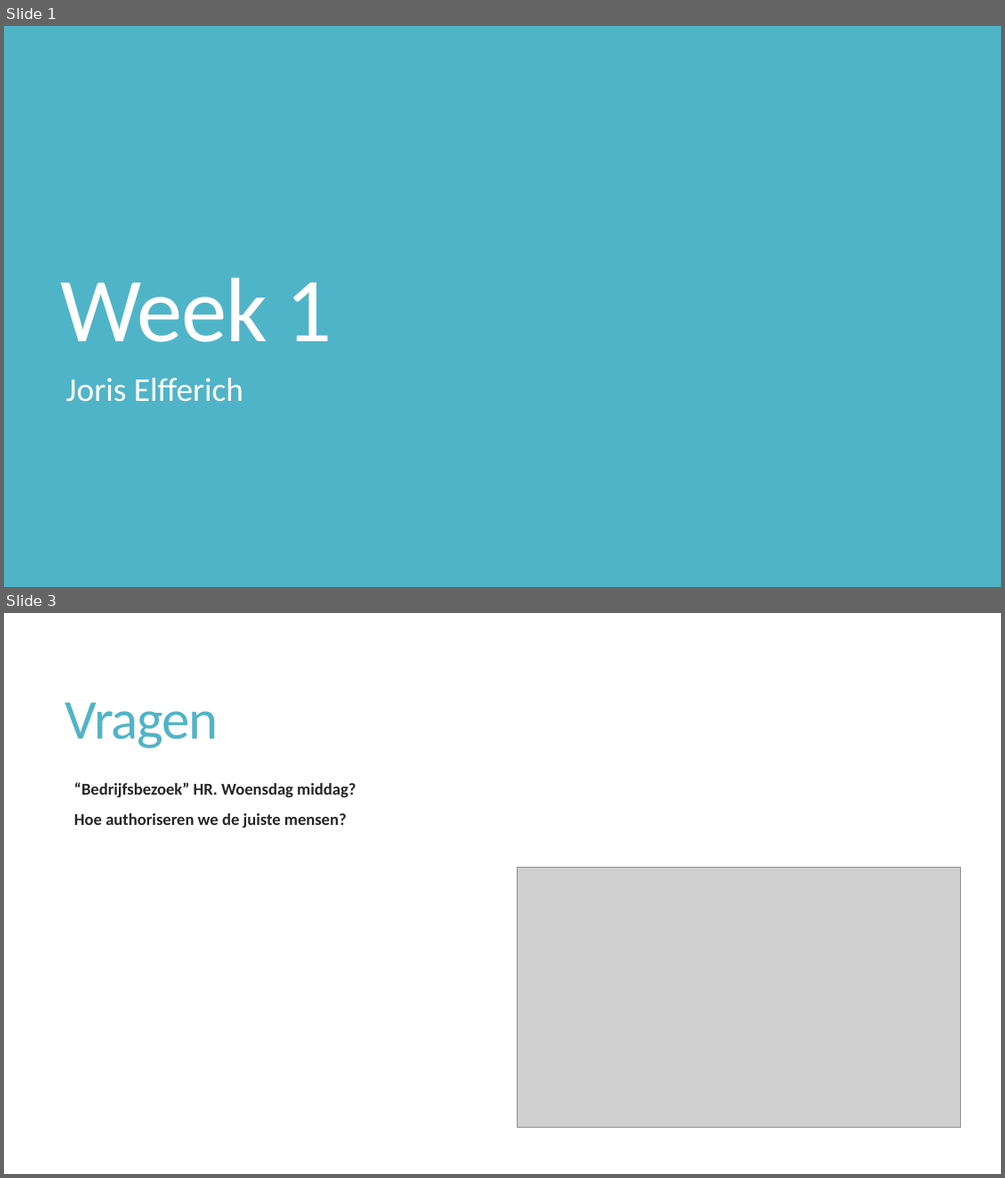
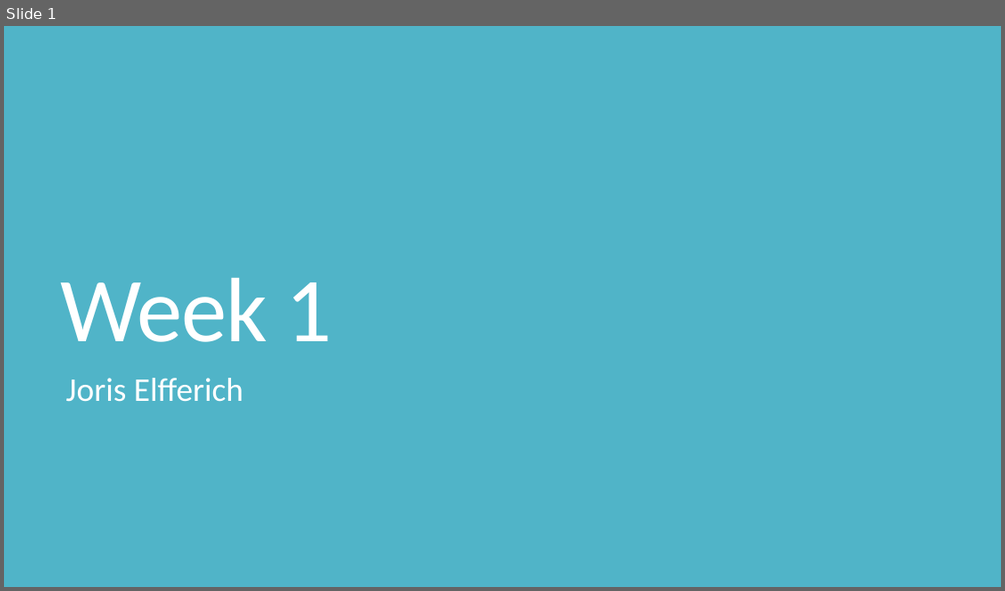
Before and after one commit to idaan300/DIHM, a slide deck: POW2.pptx. Shown one above the other, each under a label of ours: slides 1 and 3 before the commit, slide 1 after it; the slides between them are not shown. The pictures are 1005x1178 and 1005x591 pixels, drawn with LibreOffice and Linux fonts; fonts in the diff are those of the drawing; grey boxes stand for pictures. Boxes give left, top, right and bottom in pixels: in the first picture for what was removed or moved away, otherwise in the second. Text is boxed around its words. In the diff, an @@ line names an element or a change of style, - is before the commit and + after.

```diff
--- a/POW2.pptx
+++ b/POW2.pptx
@@ slide 3 removed at <box>4,613,1001,1174</box>, background #FFFFFF @@
@@ title removed at <box>65,702,218,748</box> @@
-Vragen
@@ text removed at <box>74,782,356,827</box> @@
-  “Bedrijfsbezoek” HR. Woensdag middag?
-  Hoe authoriseren we de juiste mensen?
@@ picture removed at <box>517,868,961,1127</box> @@
```
Also in this commit, not shown: 1 slide changed, 1 slide added, 8 other files.
